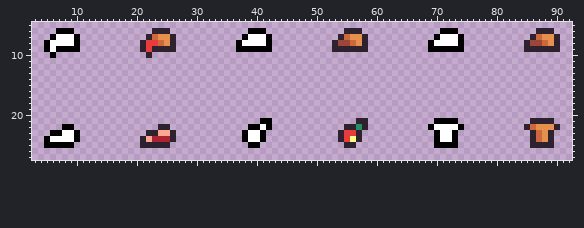
Pixel-art file, stored at Prototypes/prototype_CooknServe/Assets/Sprites/foods.aseprite. The first picture shows the starting point.
96x32 pixels, 1 frame. Shown: x 3..92, y 5..27.
After:
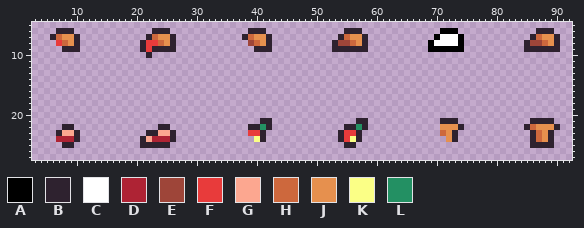
Palette (. is transparent): A #000000  B #2e222f  C #ffffff  D #ae2334  E #9e4539  F #e83b3b  G #fca790  H #cd683d  J #e6904e  K #fbff86  L #239063
Changes in this commit:
y 6: x 7..9 AAA -> BBB; x 39..41 AAA -> BBB
y 7: x 6..10 ACCCA -> BHJJB; x 38..42 ACCCA -> BHJJB
y 8: x 5..10 ACCCCA -> ..FHJB; x 37..42 ACCCCA -> ..EHJB
y 9: x 5..10 ACAAAA -> ...BBB; x 37..42 AAAAAA -> ...BBB
y 10: x 6 A -> .
y 21: x 41..42 AA -> BB; x 70..73 AAAA -> .BBB
y 22: x 8..9 AA -> BB; x 39..42 AACA -> BBLB; x 69..74 ACCCCA -> ..JJJB
y 23: x 6..10 AACCA -> .BGGB; x 38..41 ACCA -> .FFB; x 70..73 ACCA -> .HJB
y 24: x 5..10 ACCCCA -> ..DDDB; x 38..41 ACCA -> ..KB; x 70..73 ACCA -> ..JB
y 25: x 5..9 AAAAA -> ...BB; x 39..40 AA -> ..; x 70..73 AAAA -> ....
Where, in picture pixels (left, top, right, bottom), the same in both pictures:
changed: (44, 28, 80, 58)
changed: (236, 28, 272, 52)
changed: (242, 118, 272, 148)
changed: (428, 118, 464, 148)
changed: (44, 124, 80, 148)
